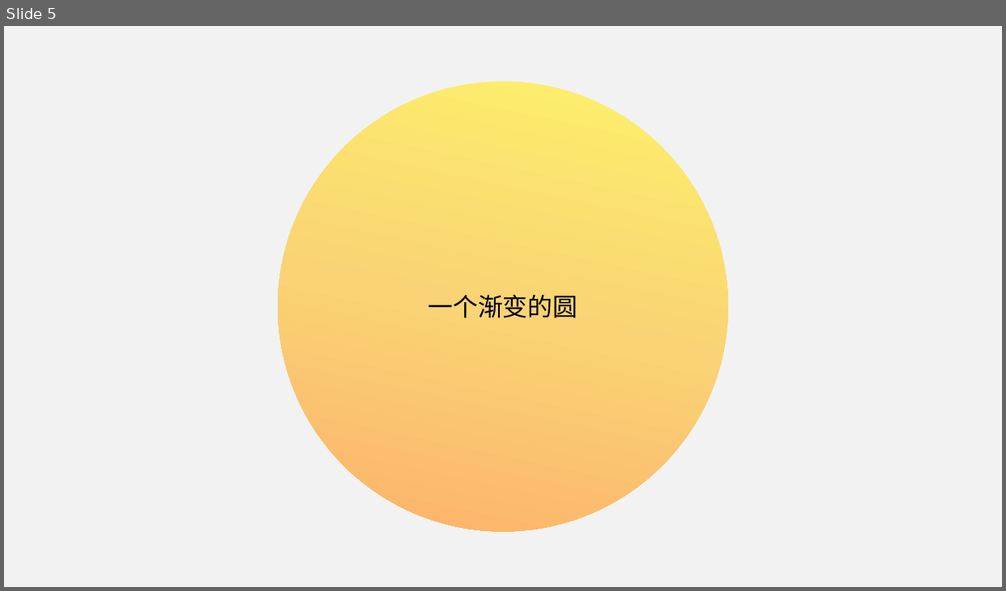
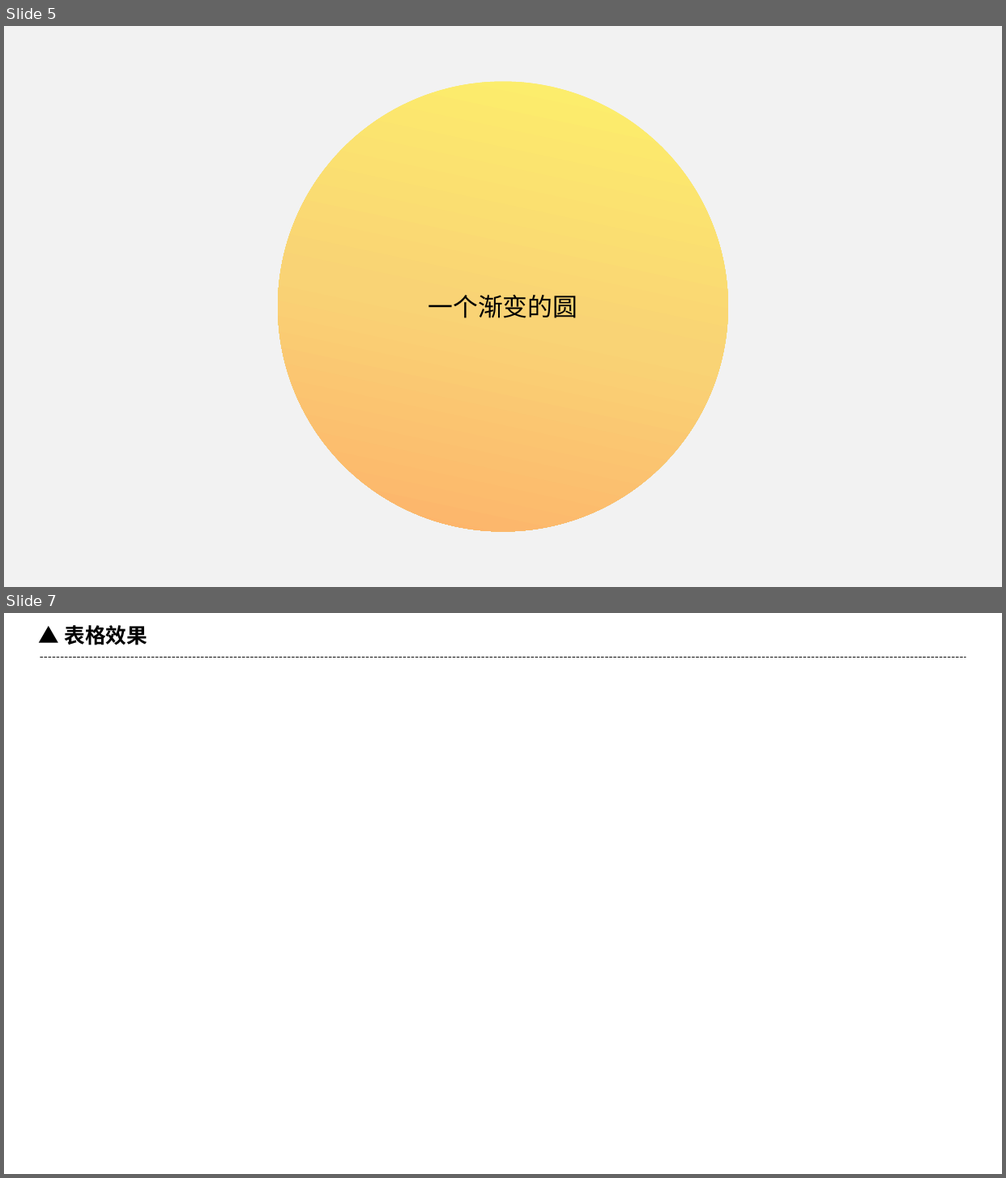
Before and after one commit to W1033/Hardware-and-Software-Apps-Notes, a slide deck: Office办公套件/PowerPoint/PPT制作教程-bilibili/演示文稿1.pptx. Shown one above the other, each under a label of ours: slide 5 before the commit, slides 5 and 7 after it; the slides between them are not shown. The pictures are 1006x591 and 1006x1178 pixels, drawn with LibreOffice and Linux fonts; fonts in the diff are those of the drawing. Boxes give left, top, right and bottom in pixels: in the first picture for what was removed or moved away, otherwise in the second. Text is boxed around its words. In the diff, an @@ line names an element or a change of style, - is before the commit and + after.

```diff
--- a/Office办公套件/PowerPoint/PPT制作教程-bilibili/演示文稿1.pptx
+++ b/Office办公套件/PowerPoint/PPT制作教程-bilibili/演示文稿1.pptx
@@ slide 7 added at box(4, 613, 1002, 1174), background #FFFFFF @@
@@ text added at box(64, 625, 147, 645), 20 pt, text #000000, bold @@
+▲ 表格效果
@@ line added from (40, 658) to (966, 658), #000000 1 pt dashed @@
```
Also in this commit, not shown: 3 slides changed, 1 other slide added.
